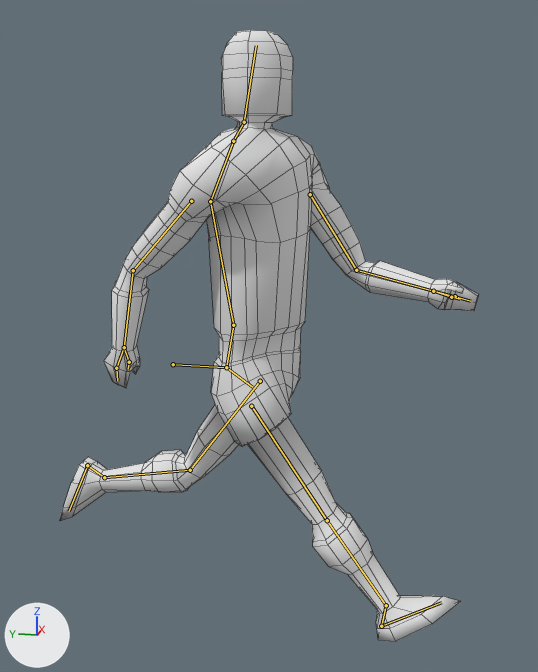
The Blender file Assets/Design/Models/Characters/Knight_Backup.blend, before and after one commit.
One viewpoint serves both versions: a 50 mm camera at (-4.37, -0.93, 3.1) aimed at (0.02, -0.05, 2.0). Every picture has the same lights, and +X, +Y and +Z are marked at lower left. Both versions are drawn at frame 30 of the action 'Knight_Run'; the numbers are the values there. The bones that bend it are drawn over the model as lines. Mesh edges are drawn as thin lines.

The first picture shows 'Knight_Body'.
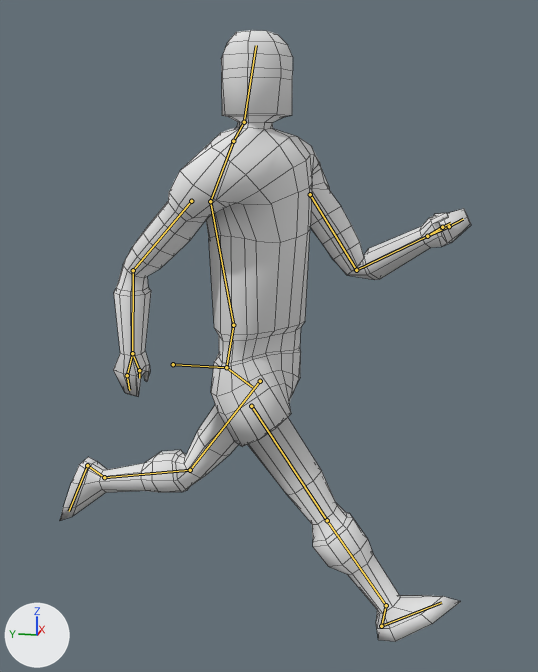
Pixel boxes [x1, y1, x2, y2] of what changed, in the pictures (538 x 672 px):
'Knight_Body', posed
    before: [60, 30, 478, 642]
    after: [60, 30, 471, 642]
bone 'Bone.020', root to tip
    before: (356, 270) to (433, 291)
    after: (356, 270) to (427, 236)
bone 'Bone.019', root to tip
    before: (133, 270) to (124, 347)
    after: (133, 270) to (132, 353)

The change, as a list of edits to the scene's bpy script:
```text
Change bone_bone_020:
    where bone_bone_020 = bpy.data.objects['Armature'].pose.bones['Bone.020']  # child of 'Bone.017'
    bone_bone_020.rotation_quaternion: (0.921, 0.376, -0.067, -0.078) -> (0.74, 0.665, -0.04, -0.093)  # degrees (45, -4, -11) -> degrees (84, 4, -11)
Change bone_bone_019:
    where bone_bone_019 = bpy.data.objects['Armature'].pose.bones['Bone.019']  # child of 'Bone.018'
    bone_bone_019.rotation_quaternion: (0.962, 0.255, 0.045, 0.083) -> (0.936, 0.34, 0.074, 0.045)  # degrees (30, 3, 11) -> degrees (40, 6, 8)
```
